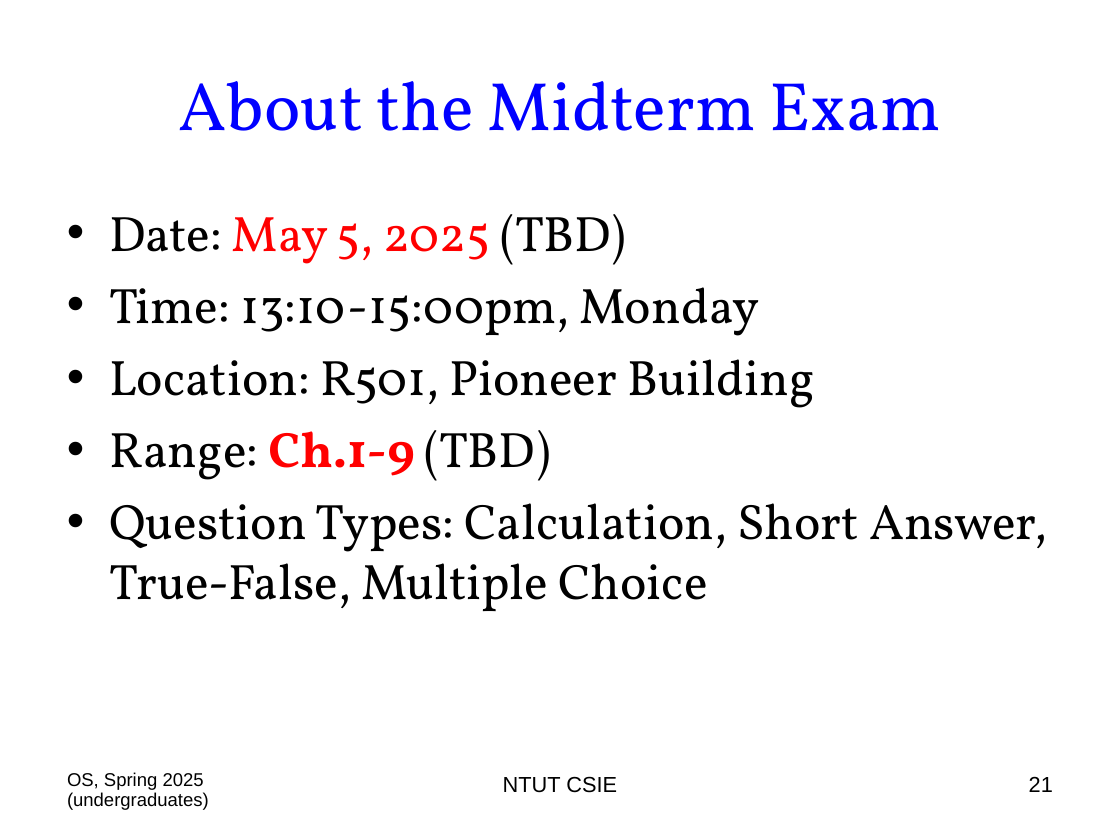
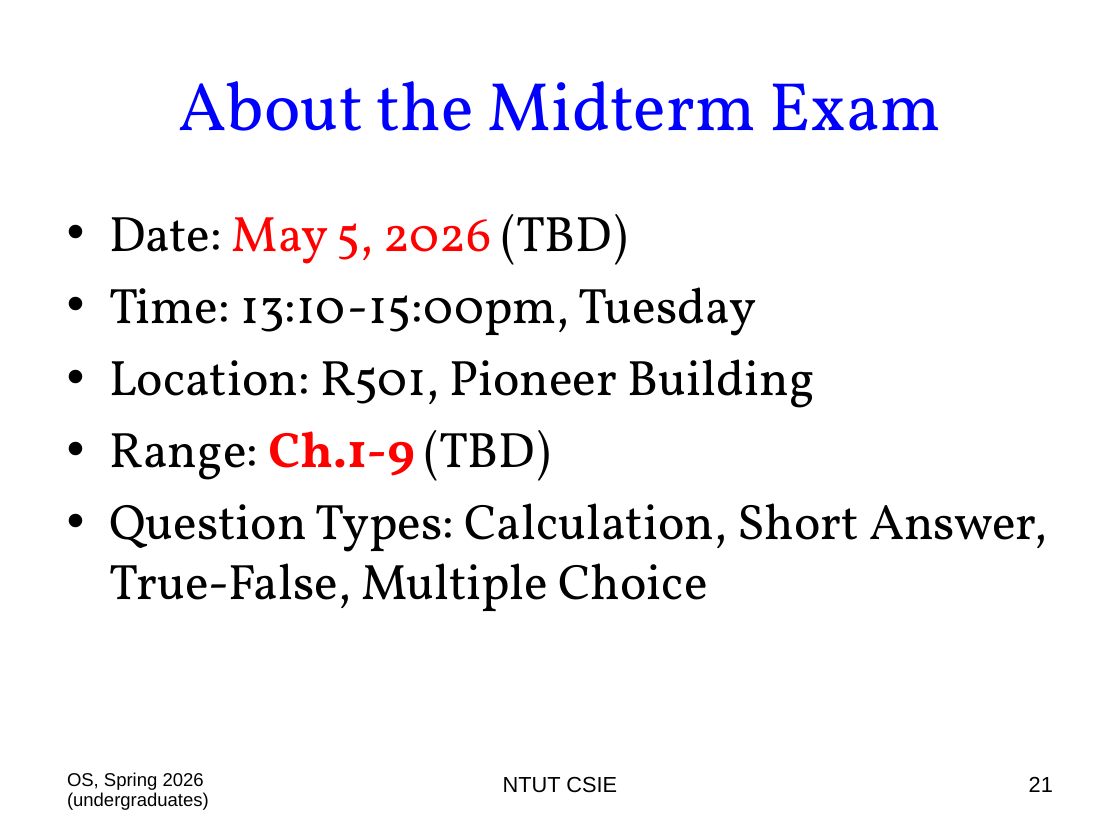
Before and after one commit to chriswjh/chriswjh.github.io, a slide deck: slide 21 of OSu/00-Overview.ppt. Drawn at 1120x840 pixels with LibreOffice and Linux fonts; fonts in the diff are those of the drawing. Boxes give left, top, right and bottom in pixels: in the first picture for what was removed or moved away, otherwise in the second. Text is boxed around its words. In the diff, an @@ line names an element or a change of style, - is before the commit and + after.

```diff
--- a/OSu/00-Overview.ppt
+++ b/OSu/00-Overview.ppt
@@ text at (x1=109, y1=214, x2=756, y2=336): text changed @@
-• Date: May 5, 2025 (TBD)
-• Time: 13:10-15:00pm, Monday
+• Date: May 5, 2026 (TBD)
+• Time: 13:10-15:00pm, Tuesday
@@ text at (x1=67, y1=772, x2=209, y2=810): text changed @@
-OS, Spring 2025 (undergraduates)
+OS, Spring 2026 (undergraduates)
```
Also in this commit, not shown: 23 other slides changed.
